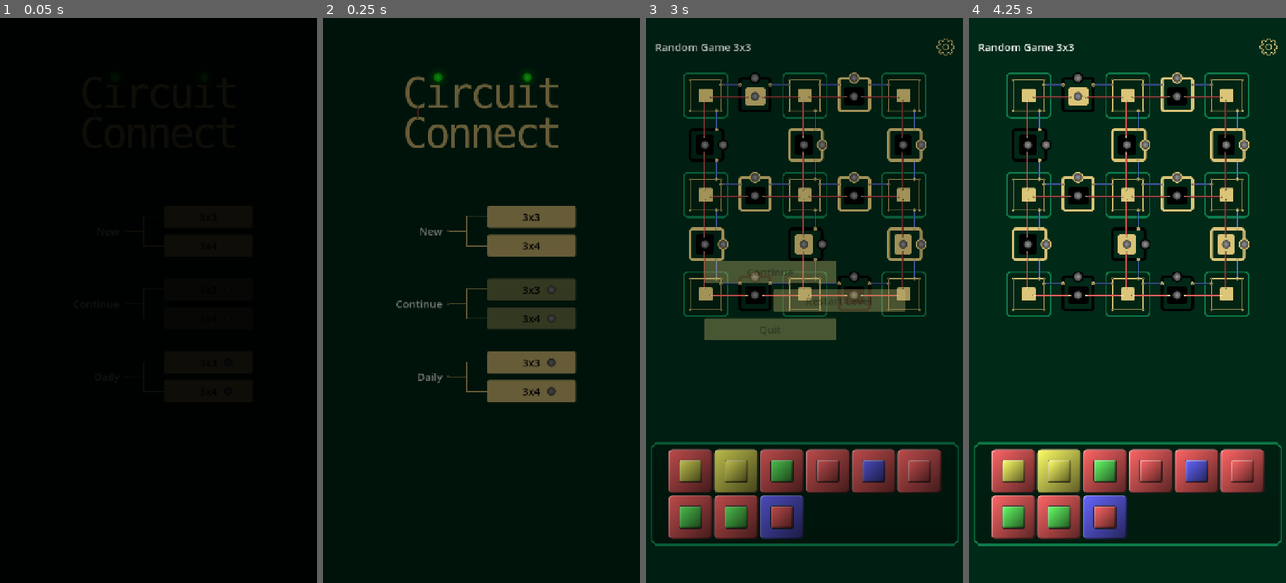
Above: before the commit, frames 1-4 (left to right).
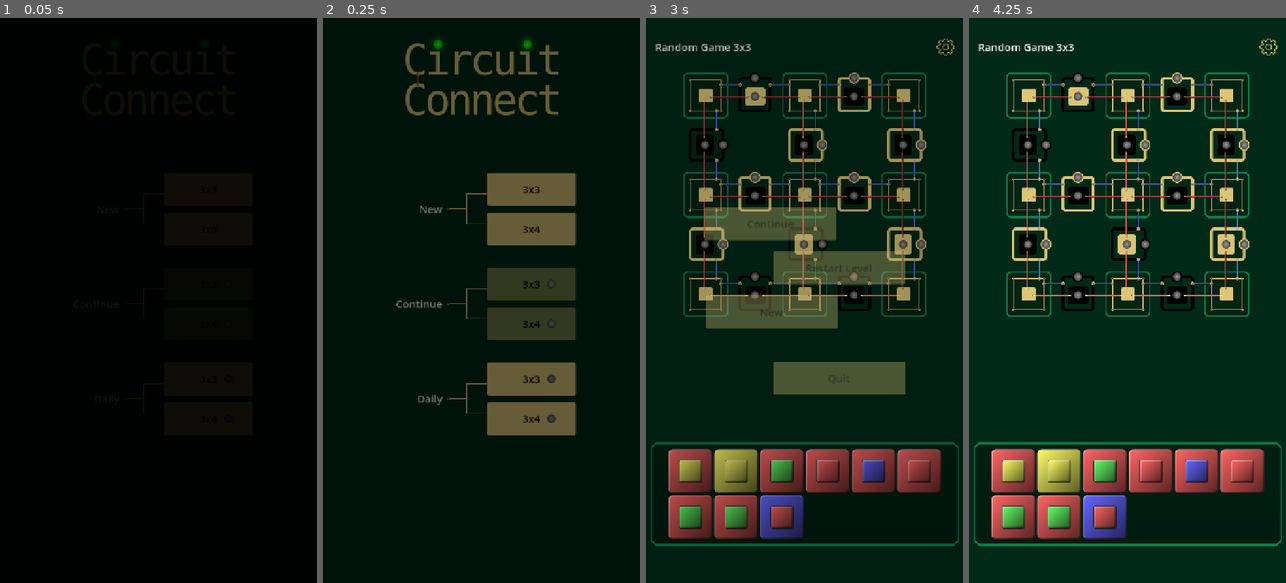
Above: after the commit, the same moments.

Repository: andre-rosatto/circuit_connect
Game: Godot game, scene res://main.tscn
The game is run twice, just before and just after one commit, with the same random seed, the same clock (stepped at 60 frames per second) and the same inputs.
Inputs (mouse positions are in pixels of both pictures, inside the frame that each line leads up to):
- Up to frame 1 (0.05 s): no input
- Up to frame 2 (0.25 s): no input
- Up to frame 3 (3 s): click "3x3" at 0.5 s; move the mouse to (706, 97) at 1.27 s; press the mouse at (706, 97) at 1.28 s; tap Enter at 2 s; move the mouse to (804, 97) at 2.02 s; release the mouse at (804, 97) at 2.03 s; click (804, 97) at 2.1 s; click (943, 46) at 2.75 s
- Up to frame 4 (4.25 s): click "Restart Level" at 3.5 s

The runs differ from the first frame. In frame 2, 10% of the frame differs, in the area x 26-80%, y 3-74%; in frame 3, 10%; in frame 4, nothing differs.

Commit message:
new game button added to level menu

Diff:
--- a/scenes/gui/level_menu/level_menu.gd
+++ b/scenes/gui/level_menu/level_menu.gd
@@ -3,6 +3,7 @@
 signal quit_pressed
 signal restart_pressed
 signal menu_closed
+signal new_game_pressed
 
 @onready var animation_player: AnimationPlayer = $AnimationPlayer
 
@@ -39,3 +40,10 @@
 		fade_out()
 		await animation_player.animation_finished
 		restart_pressed.emit()
+
+
+func _on_new_button_pressed() -> void:
+	if not animation_player.is_playing():
+		fade_out()
+		await animation_player.animation_finished
+		new_game_pressed.emit()
--- a/scenes/gui/level_menu/level_menu.tscn
+++ b/scenes/gui/level_menu/level_menu.tscn
@@ -100,6 +100,30 @@
 "transitions": PackedFloat32Array(1),
 "update": 0,
 "values": [Color(1, 1, 1, 1)]
+}
+tracks/8/type = "value"
+tracks/8/imported = false
+tracks/8/enabled = true
+tracks/8/path = NodePath("VBoxContainer/New:modulate")
+tracks/8/interp = 1
+tracks/8/loop_wrap = true
+tracks/8/keys = {
+"times": PackedFloat32Array(0),
+"transitions": PackedFloat32Array(1),
+"update": 0,
+"values": [Color(1, 1, 1, 1)]
+}
+tracks/9/type = "value"
+tracks/9/imported = false
+tracks/9/enabled = true
+tracks/9/path = NodePath("VBoxContainer/New:theme_override_constants/margin_right")
+tracks/9/interp = 1
+tracks/9/loop_wrap = true
+tracks/9/keys = {
+"times": PackedFloat32Array(0),
+"transitions": PackedFloat32Array(1),
+"update": 1,
+"values": [0]
 }
 
 [sub_resource type="Animation" id="Animation_8mbyh"]
@@ -187,7 +211,7 @@
 "times": PackedFloat32Array(0, 0.5),
 "transitions": PackedFloat32Array(-2, -2),
 "update": 0,
-"values": [200, 0]
+"values": [-200, 0]
 }
 tracks/7/type = "value"
 tracks/7/imported = false
@@ -200,6 +224,30 @@
 "transitions": PackedFloat32Array(1, 1),
 "update": 0,
 "values": [Color(1, 1, 1, 0), Color(1, 1, 1, 1)]
+}
+tracks/8/type = "value"
+tracks/8/imported = false
+tracks/8/enabled = true
+tracks/8/path = NodePath("VBoxContainer/New:modulate")
+tracks/8/interp = 1
+tracks/8/loop_wrap = true
+tracks/8/keys = {
+"times": PackedFloat32Array(0, 0.5),
+"transitions": PackedFloat32Array(1, 1),
+"update": 0,
+"values": [Color(1, 1, 1, 0), Color(1, 1, 1, 1)]
+}
+tracks/9/type = "value"
+tracks/9/imported = false
+tracks/9/enabled = true
+tracks/9/path = NodePath("VBoxContainer/New:theme_override_constants/margin_right")
+tracks/9/interp = 1
+tracks/9/loop_wrap = true
+tracks/9/keys = {
+"times": PackedFloat32Array(0, 0.466667),
+"transitions": PackedFloat32Array(-2, -2),
+"update": 0,
+"values": [200, 0]
 }
 
 [sub_resource type="Animation" id="Animation_qx15n"]
@@ -287,7 +335,7 @@
 "times": PackedFloat32Array(0, 0.5),
 "transitions": PackedFloat32Array(-2, -2),
 "update": 0,
-"values": [0, 200]
+"values": [0, -200]
 }
 tracks/7/type = "value"
 tracks/7/imported = false
@@ -300,6 +348,30 @@
 "transitions": PackedFloat32Array(1, 1),
 "update": 0,
 "values": [Color(1, 1, 1, 1), Color(1, 1, 1, 0)]
+}
+tracks/8/type = "value"
+tracks/8/imported = false
+tracks/8/enabled = true
+tracks/8/path = NodePath("VBoxContainer/New:modulate")
+tracks/8/interp = 1
+tracks/8/loop_wrap = true
+tracks/8/keys = {
+"times": PackedFloat32Array(0, 0.5),
+"transitions": PackedFloat32Array(1, 1),
+"update": 0,
+"values": [Color(1, 1, 1, 1), Color(1, 1, 1, 0)]
+}
+tracks/9/type = "value"
+tracks/9/imported = false
+tracks/9/enabled = true
+tracks/9/path = NodePath("VBoxContainer/New:theme_override_constants/margin_right")
+tracks/9/interp = 1
+tracks/9/loop_wrap = true
+tracks/9/keys = {
+"times": PackedFloat32Array(0.0333333, 0.5),
+"transitions": PackedFloat32Array(-2, -2),
+"update": 0,
+"values": [0, 200]
 }
 
 [sub_resource type="AnimationLibrary" id="AnimationLibrary_jqcn2"]
@@ -335,6 +407,7 @@
 offset_bottom = 49.5
 grow_horizontal = 2
 grow_vertical = 2
+theme_override_constants/separation = 25
 
 [node name="Continue" type="MarginContainer" parent="VBoxContainer"]
 layout_mode = 2
@@ -343,7 +416,7 @@
 
 [node name="ContinueButton" type="Button" parent="VBoxContainer/Continue"]
 unique_name_in_owner = true
-custom_minimum_size = Vector2(300, 50)
+custom_minimum_size = Vector2(300, 75)
 layout_mode = 2
 text = "Continue"
 
@@ -356,20 +429,37 @@
 
 [node name="RestartButton" type="Button" parent="VBoxContainer/Restart"]
 unique_name_in_owner = true
-custom_minimum_size = Vector2(300, 50)
+custom_minimum_size = Vector2(300, 75)
 layout_mode = 2
 text = "Restart Level"
 
 [node name="ControlAnimScale" parent="VBoxContainer/Restart/RestartButton" instance=ExtResource("3_8mbyh")]
 
-[node name="Quit" type="MarginContainer" parent="VBoxContainer"]
+[node name="New" type="MarginContainer" parent="VBoxContainer"]
 layout_mode = 2
 size_flags_horizontal = 4
 theme_override_constants/margin_right = 0
 
+[node name="NewButton" type="Button" parent="VBoxContainer/New"]
+unique_name_in_owner = true
+custom_minimum_size = Vector2(300, 75)
+layout_mode = 2
+text = "New"
+
+[node name="ControlAnimScale" parent="VBoxContainer/New/NewButton" instance=ExtResource("3_8mbyh")]
+
+[node name="Control" type="Control" parent="VBoxContainer"]
+custom_minimum_size = Vector2(0, 25)
+layout_mode = 2
+
+[node name="Quit" type="MarginContainer" parent="VBoxContainer"]
+layout_mode = 2
+size_flags_horizontal = 4
+theme_override_constants/margin_right = 0
+
 [node name="QuitButton" type="Button" parent="VBoxContainer/Quit"]
 unique_name_in_owner = true
-custom_minimum_size = Vector2(300, 50)
+custom_minimum_size = Vector2(300, 75)
 layout_mode = 2
 text = "Quit"
 
@@ -378,4 +468,5 @@
 [connection signal="gui_input" from="." to="." method="_on_gui_input"]
 [connection signal="pressed" from="VBoxContainer/Continue/ContinueButton" to="." method="_on_continue_button_pressed"]
 [connection signal="pressed" from="VBoxContainer/Restart/RestartButton" to="." method="_on_restart_button_pressed"]
+[connection signal="pressed" from="VBoxContainer/New/NewButton" to="." method="_on_new_button_pressed"]
 [connection signal="pressed" from="VBoxContainer/Quit/QuitButton" to="." method="_on_quit_button_pressed"]
--- a/scenes/gui/main_menu/main_menu.tscn
+++ b/scenes/gui/main_menu/main_menu.tscn
@@ -46,7 +46,7 @@
 
 [node name="New3x3" type="Button" parent="MarginContainer/VBoxContainer/VBoxContainer/NewMenuGroup/VBoxContainer"]
 unique_name_in_owner = true
-custom_minimum_size = Vector2(200, 50)
+custom_minimum_size = Vector2(200, 75)
 layout_mode = 2
 theme = ExtResource("1_7fxqr")
 text = "3x3"
@@ -55,7 +55,7 @@
 
 [node name="New3x4" type="Button" parent="MarginContainer/VBoxContainer/VBoxContainer/NewMenuGroup/VBoxContainer"]
 unique_name_in_owner = true
-custom_minimum_size = Vector2(200, 50)
+custom_minimum_size = Vector2(200, 75)
 layout_mode = 2
 theme = ExtResource("1_7fxqr")
 text = "3x4"
@@ -72,6 +72,7 @@
 
 [node name="Continue3x3" parent="MarginContainer/VBoxContainer/VBoxContainer/ContinueMenuGroup/VBoxContainer" instance=ExtResource("6_c02x0")]
 unique_name_in_owner = true
+custom_minimum_size = Vector2(200, 75)
 layout_mode = 2
 label_text = "3x3"
 
@@ -79,6 +80,7 @@
 
 [node name="Continue3x4" parent="MarginContainer/VBoxContainer/VBoxContainer/ContinueMenuGroup/VBoxContainer" instance=ExtResource("6_c02x0")]
 unique_name_in_owner = true
+custom_minimum_size = Vector2(200, 75)
 layout_mode = 2
 label_text = "3x4"
 
@@ -94,6 +96,7 @@
 
 [node name="Daily3x3" parent="MarginContainer/VBoxContainer/VBoxContainer/DailyMenuGroup/VBoxContainer" instance=ExtResource("6_c02x0")]
 unique_name_in_owner = true
+custom_minimum_size = Vector2(200, 75)
 layout_mode = 2
 label_text = "3x3"
 
@@ -101,6 +104,7 @@
 
 [node name="Daily3x4" parent="MarginContainer/VBoxContainer/VBoxContainer/DailyMenuGroup/VBoxContainer" instance=ExtResource("6_c02x0")]
 unique_name_in_owner = true
+custom_minimum_size = Vector2(200, 75)
 layout_mode = 2
 label_text = "3x4"
 
--- a/scenes/gui/on_off_button/on_off_button.tscn
+++ b/scenes/gui/on_off_button/on_off_button.tscn
@@ -41,6 +41,7 @@
 custom_minimum_size = Vector2(50, 50)
 layout_mode = 2
 size_flags_horizontal = 8
+size_flags_vertical = 4
 theme_override_styles/panel = SubResource("StyleBoxEmpty_tqde0")
 
 [node name="Led" parent="MarginContainer/HBoxContainer/TextureRect" instance=ExtResource("3_tqde0")]
--- a/scenes/level/level.gd
+++ b/scenes/level/level.gd
@@ -251,3 +251,7 @@
 	if connections.get_children().all(func(connection: Connection): return connection.is_completed):
 		end_game()
 	SaveManager.save_game(self)
+
+
+func _on_level_menu_new_game_pressed() -> void:
+	start_new(level_size, is_daily)
--- a/scenes/level/level.tscn
+++ b/scenes/level/level.tscn
@@ -113,5 +113,6 @@
 [connection signal="pressed" from="MarginContainer/InfoBar/LevelMenuButton" to="." method="_on_level_menu_button_pressed"]
 [connection signal="move_completed" from="Grabber" to="." method="_on_grabber_move_completed"]
 [connection signal="menu_closed" from="LevelMenu" to="." method="_on_level_menu_menu_closed"]
+[connection signal="new_game_pressed" from="LevelMenu" to="." method="_on_level_menu_new_game_pressed"]
 [connection signal="quit_pressed" from="LevelMenu" to="." method="_on_level_menu_quit_pressed"]
 [connection signal="restart_pressed" from="LevelMenu" to="." method="_on_level_menu_restart_pressed"]
